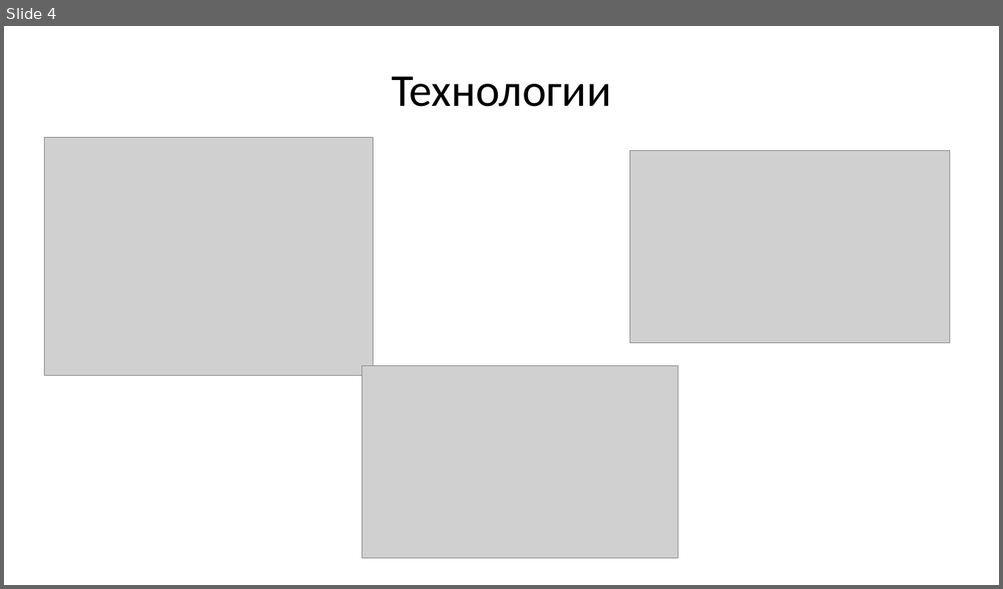
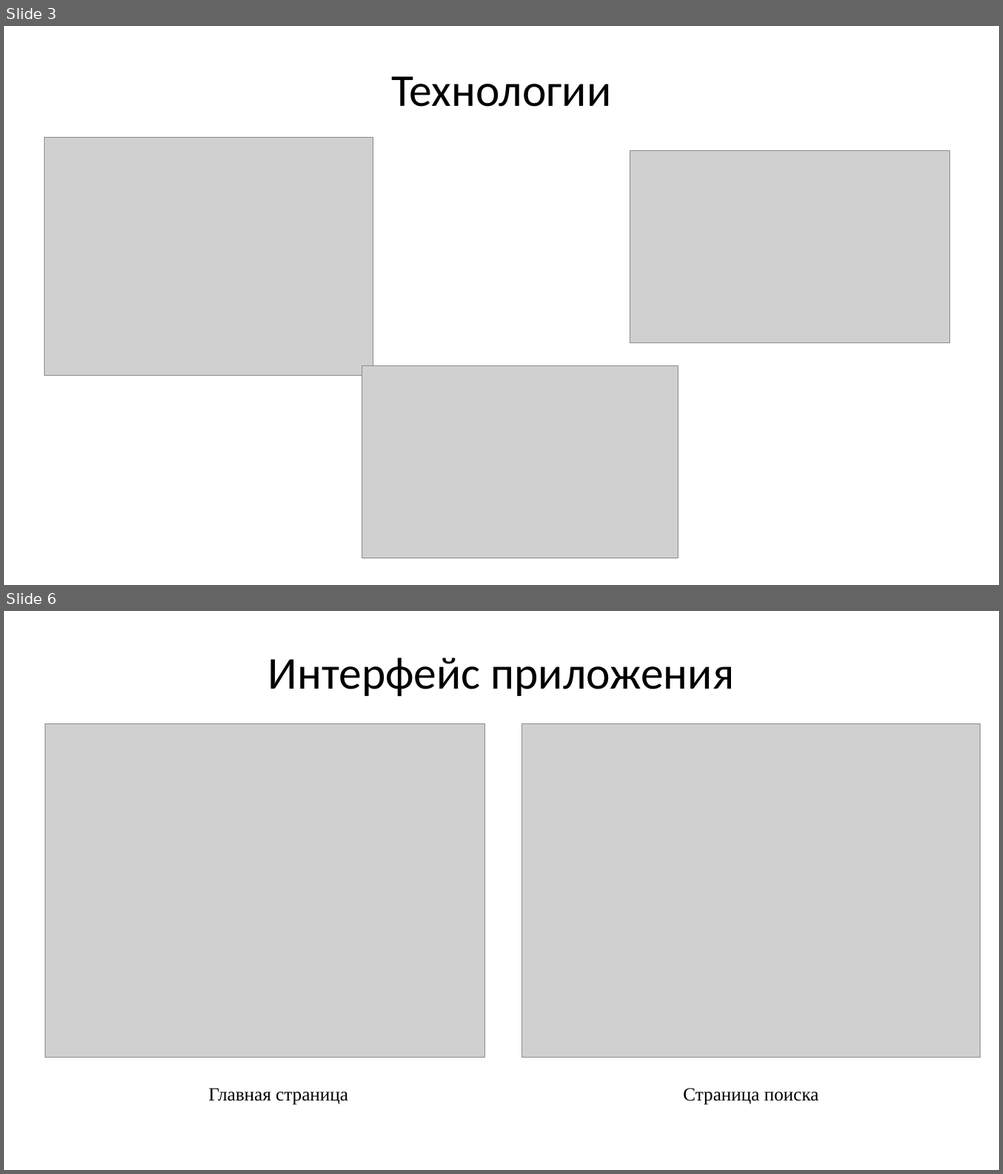
Before and after one commit to minald/Cataloguer, a slide deck: Presentation Minald.pptx. Shown one above the other, each under a label of ours: slide 4 before the commit, slides 3 and 6 after it; the slides between them are not shown. The pictures are 1003x589 and 1003x1174 pixels, drawn with LibreOffice and Linux fonts; fonts in the diff are those of the drawing; grey boxes stand for pictures. Boxes give left, top, right and bottom in pixels: in the first picture for what was removed or moved away, otherwise in the second. Text is boxed around its words. In the diff, an @@ line names an element or a change of style, - is before the commit and + after.

```diff
--- a/Presentation Minald.pptx
+++ b/Presentation Minald.pptx
@@ slide 6 added at (x1=4, y1=611, x2=999, y2=1170), background #FFFFFF @@
@@ title added at (x1=268, y1=658, x2=734, y2=696), 44 pt, text #000000 @@
+Интерфейс приложения
@@ picture added at (x1=45, y1=723, x2=484, y2=1058) @@
@@ picture added at (x1=522, y1=723, x2=980, y2=1058) @@
@@ text added at (x1=208, y1=1088, x2=348, y2=1105), 18 pt, text #000000 @@
+Главная страница
@@ text added at (x1=683, y1=1088, x2=819, y2=1105), 18 pt, text #000000 @@
+Страница поиска
@@ what was slide 4 is now slide 3 @@
```
Also in this commit, not shown: 4 slides changed, 4 other slides added, 2 slides removed.
